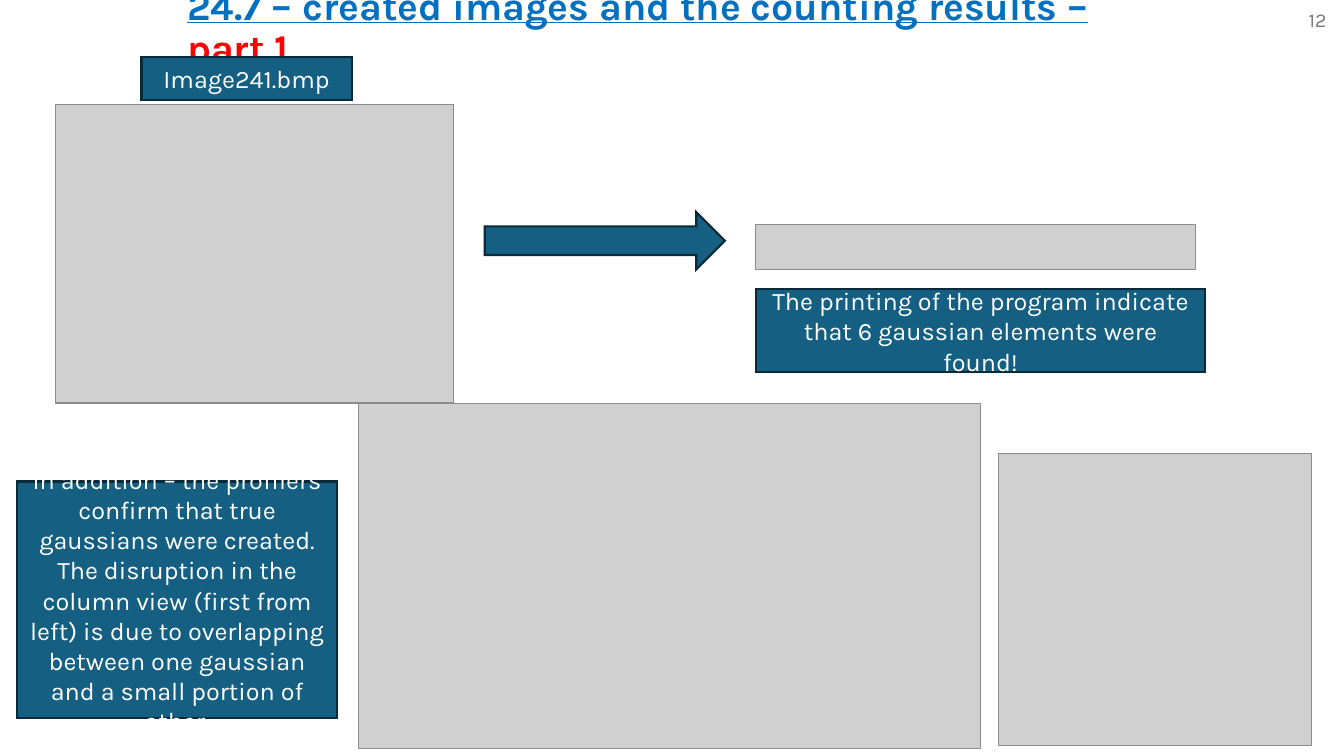
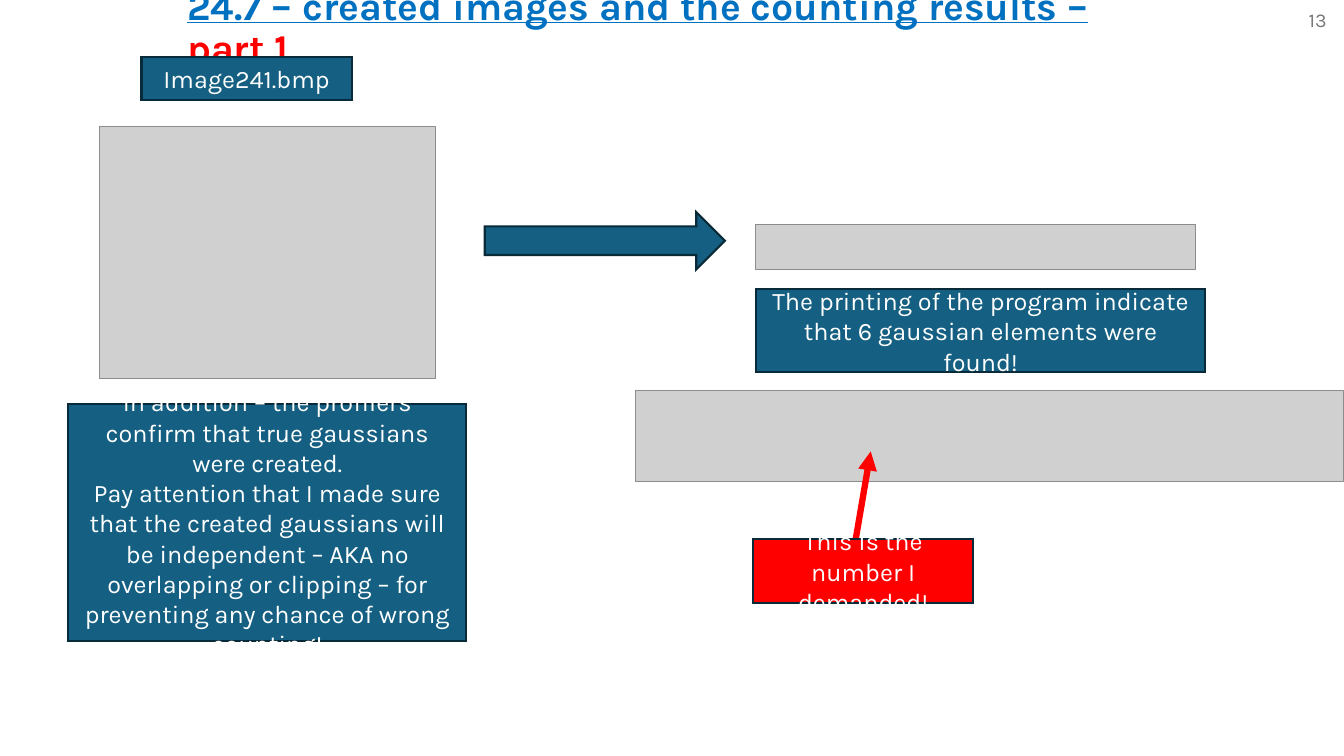
Before and after one commit to omripony/image-processing, a slide deck: slide 13 of labs/lab24- waiting for grade/version 1/1950-2210-7939-ImPr24-1.pptx (slide 12 before the commit). Drawn at 1344x756 pixels with LibreOffice and Linux fonts; fonts in the diff are those of the drawing; grey boxes stand for pictures. Boxes give left, top, right and bottom in pixels: in the first picture for what was removed or moved away, otherwise in the second. Text is boxed around its words. In the diff, an @@ line names an element or a change of style, - is before the commit and + after.

```diff
--- a/labs/lab24- waiting for grade/version 1/1950-2210-7939-ImPr24-1.pptx
+++ b/labs/lab24- waiting for grade/version 1/1950-2210-7939-ImPr24-1.pptx
@@ page number at (1309,14,1327,27): text changed @@
-12
+13
@@ picture: place and size @@
-picture at (55,105,454,403)
+picture at (100,126,436,378)
@@ rectangle "In addition – the profilers ...": place and size @@
-rectangle "In addition – the profilers ..." at (17,482,337,719)
+rectangle "In addition – the profilers ..." at (69,404,467,641)
@@ picture removed at (358,403,980,748) @@
@@ picture added at (635,391,1344,482) @@
@@ arrow added from (856, 539) to (871, 452), #FF0000 4.5 pt @@
@@ picture removed at (998,454,1312,745) @@
@@ text in rectangle at (85,484,450,642): text changed @@
-The disruption in the column view (first from left) is due to overlapping between one gaussian and a small portion of other.
+Pay attention that I made sure that the created gaussians will be independent – AKA no overlapping or clipping – for preventing any chance of wrong counting!
@@ rectangle added at (753,539,973,603), fill #FF0000, outline #092A39 1.5 pt, 18 pt, text #FFFFFF @@
+This is the number I demanded!
```
Also in this commit, not shown: 9 other slides changed, 3 slides added, 2 slides removed, 31 other files.
